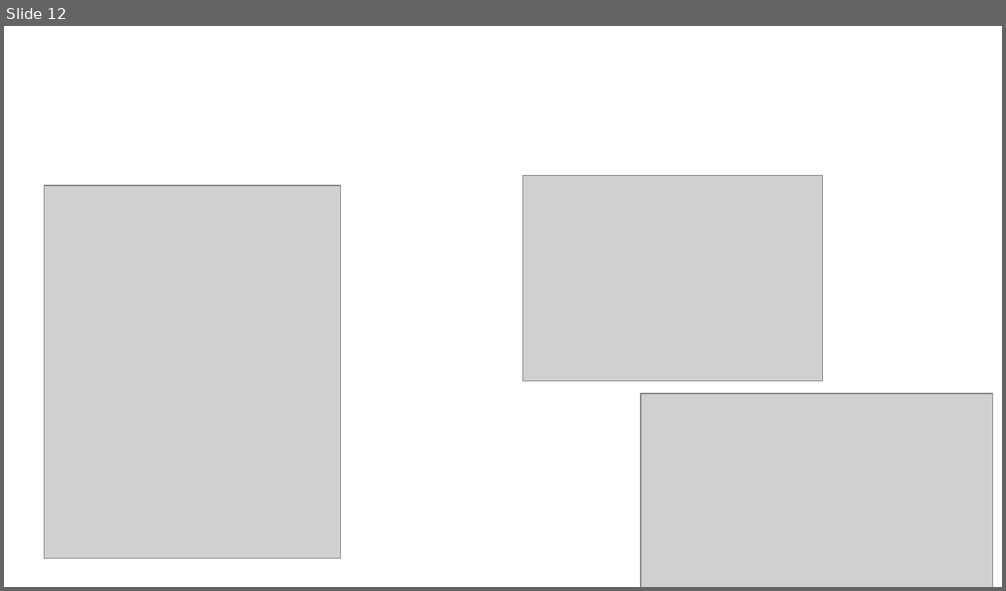
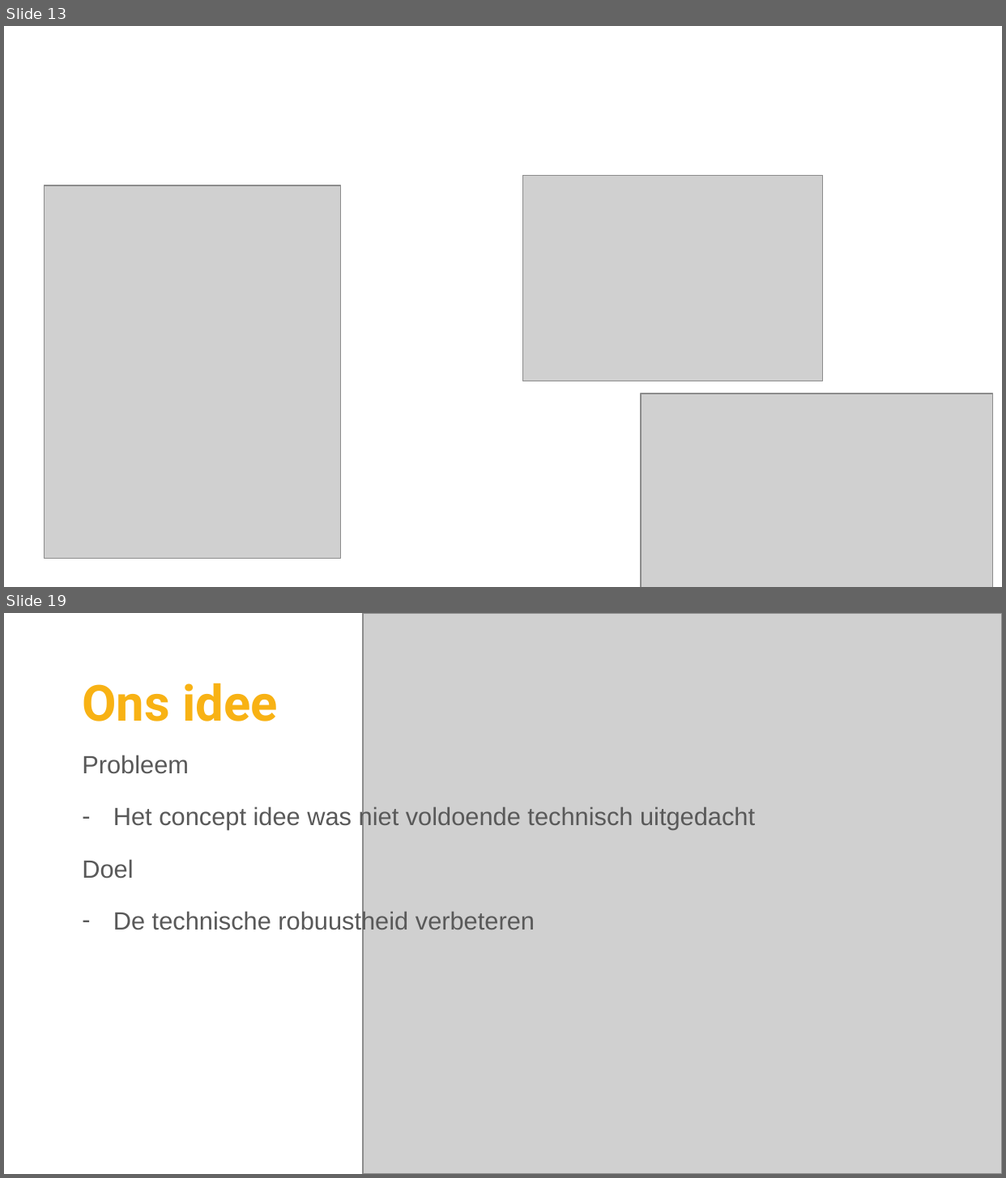
Before and after one commit to Mastermindzh/nj2017-iot-dwa-BurgersZoo1, a slide deck: groepsprocess/Presentaties/Tussenpresentatie (groep 1 & 2).pptx. Shown one above the other, each under a label of ours: slide 12 before the commit, slides 13 and 19 after it; the slides between them are not shown. The pictures are 1006x591 and 1006x1178 pixels, drawn with LibreOffice and Linux fonts; fonts in the diff are those of the drawing; grey boxes stand for pictures. Boxes give left, top, right and bottom in pixels: in the first picture for what was removed or moved away, otherwise in the second. Text is boxed around its words. In the diff, an @@ line names an element or a change of style, - is before the commit and + after.

```diff
--- a/groepsprocess/Presentaties/Tussenpresentatie (groep 1 & 2).pptx
+++ b/groepsprocess/Presentaties/Tussenpresentatie (groep 1 & 2).pptx
@@ slide 19 added at (4,613,1002,1174), background #FFFFFF @@
@@ picture added at (362,613,1002,1174) @@
@@ title added at (82,683,278,722), 36 pt, text #F8B214, bold @@
+Ons idee
@@ text added at (82,755,755,934), 18 pt, text #595959 @@
+Probleem
+– Het concept idee was niet voldoende technisch uitgedacht
+Doel
+– De technische robuustheid verbeteren
@@ what was slide 12 is now slide 13 @@
```
Also in this commit, not shown: 13 slides changed, 6 other slides added, 1 slide removed, 3 other files.
